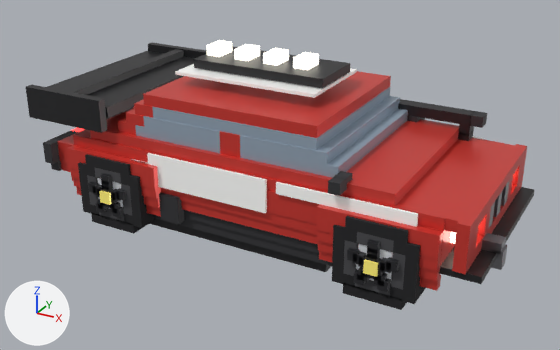
An edit to the glTF model assets/models/rally_v2.glb, drawn before and after from the same camera.
Before and after are seen from a 50 mm camera at (3.2, -5.92, 3.39) aimed at (0.01, -0.13, 0.49). Lighting does not change. The marker at lower left points along +X, +Y and +Z. The picture after the commit comes second. Vertices at exactly the same position are counted once.

Before the edit, the objects in view are built like this:
```python
ob_car_body = bpy.data.objects.new('car_body', me_car_body)
ob_car_body.location = (0.0, 0.0, 0.0)
ob_car_fascia = bpy.data.objects.new('car_fascia', me_car_fascia)
ob_car_fascia.location = (0.0, 0.0, 0.0)
ob_car_fender = bpy.data.objects.new('car_fender', me_car_fender)
ob_car_fender.location = (0.0, 0.0, 0.0)
ob_car_panel = bpy.data.objects.new('car_panel', me_car_panel)
ob_car_panel.location = (0.0, 0.0, 0.0)
ob_car_snorkel = bpy.data.objects.new('car_snorkel', me_car_snorkel)
ob_car_snorkel.location = (0.0, 0.0, 0.0)
# also in view: 'car_lamps' at (0.55, 0.0, 1.06); 'car_spoiler' at (-1.8, 0.0, 0.99); 'car_wheel_fr' at (1.31, -0.85, 0.34); 'car_rear' at (-2.05, 0.0, 0.55); 'car_splitter' at (1.9, 0.0, 0.37)
```
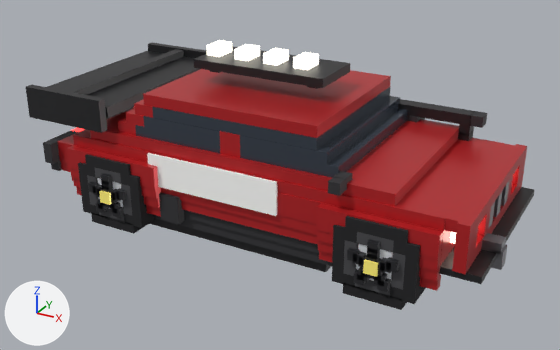
What the commit changed:
Material 'rally_paint' (mat_rally_paint) changes colour from red #dd3f37 to red #c4262a; in linear values from (0.72, 0.05, 0.038) to (0.552, 0.019, 0.023).
Material 'rally_glass' (mat_rally_glass) changes colour from greyish blue #9eafc0 to greyish blue #3c4450; in linear values from (0.34, 0.43, 0.53) to (0.045, 0.058, 0.08).
Material 'rally_paint.001' (mat_rally_paint_001) changes colour from red #dd3f37 to red #c4262a; in linear values from (0.72, 0.05, 0.038) to (0.552, 0.019, 0.023).
Material 'rally_paint.002' (mat_rally_paint_002) changes colour from red #dd3f37 to red #c4262a; in linear values from (0.72, 0.05, 0.038) to (0.552, 0.019, 0.023).
me_car_panel is used by ob_car_panel; location (0.0, 0.0, 0.0).
me_car_panel had 408 vertices, 1272 faces and spanned x -1.1..1.6, y -0.91..0.91, z 0.5..1.43.
me_car_panel now has 240 vertices, 832 faces and spans x -0.9..0.4, y -0.91..0.91, z 0.5..0.8.
me_car_panel part 1: the loose piece of 40 vertices spanning x -0.9..0.0, y -0.43..0.43, z 1.4..1.43 is deleted.
me_car_panel part 2: the loose piece of 24 vertices spanning x 0.0..0.5, y -0.43..0.43, z 1.4..1.43 is deleted.
Part 3, on me_car_panel:
96 vertices are removed from x 0.5..1.6, y -0.91..0.91, z 0.7..0.8.
288 faces are deleted.
8 new vertices lie (0.1, 0.0, 0.0) away from vertices in x 0.3, y -0.91..0.91, z 0.5..0.6.
64 new faces join them.
Other edits to the shape of me_car_panel do not show in these pictures.

Pixel boxes [x1, y1, x2, y2] of what changed, in the pictures (560 x 350 px):
'car_body', recoloured (darker): [57, 71, 482, 266] in both
'car_fascia', recoloured: [328, 115, 527, 274] in both
'car_panel', reshaped: before [131, 64, 484, 227]; after [147, 153, 277, 216]
'car_fender', recoloured: [67, 146, 443, 291] in both
part 1 of me_car_panel, deleted: before [175, 64, 272, 89]
part 2 of me_car_panel, deleted: before [262, 68, 357, 98]
part 3 of me_car_panel, cut back: before [276, 136, 484, 227]; after [265, 179, 277, 216]
